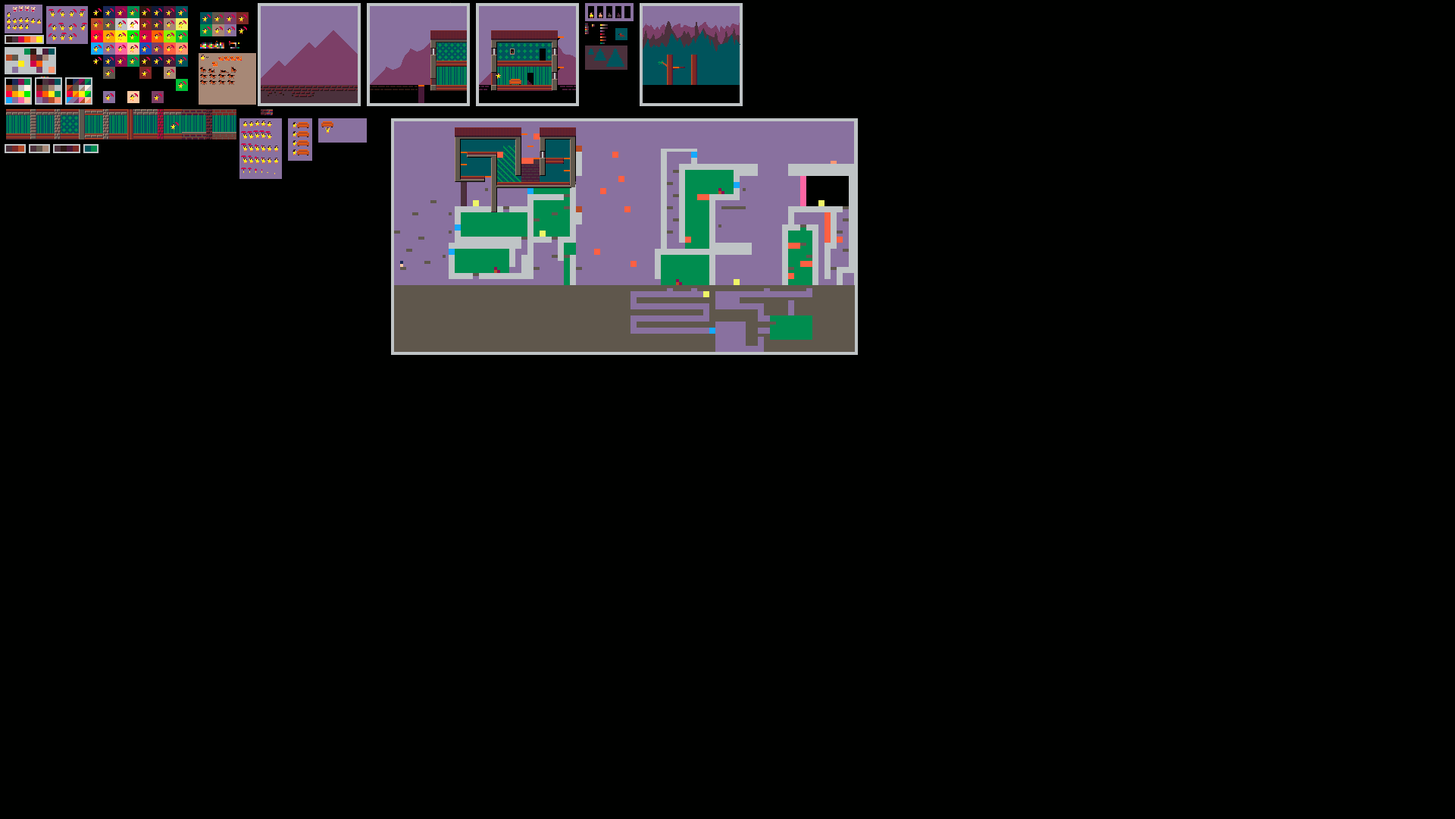
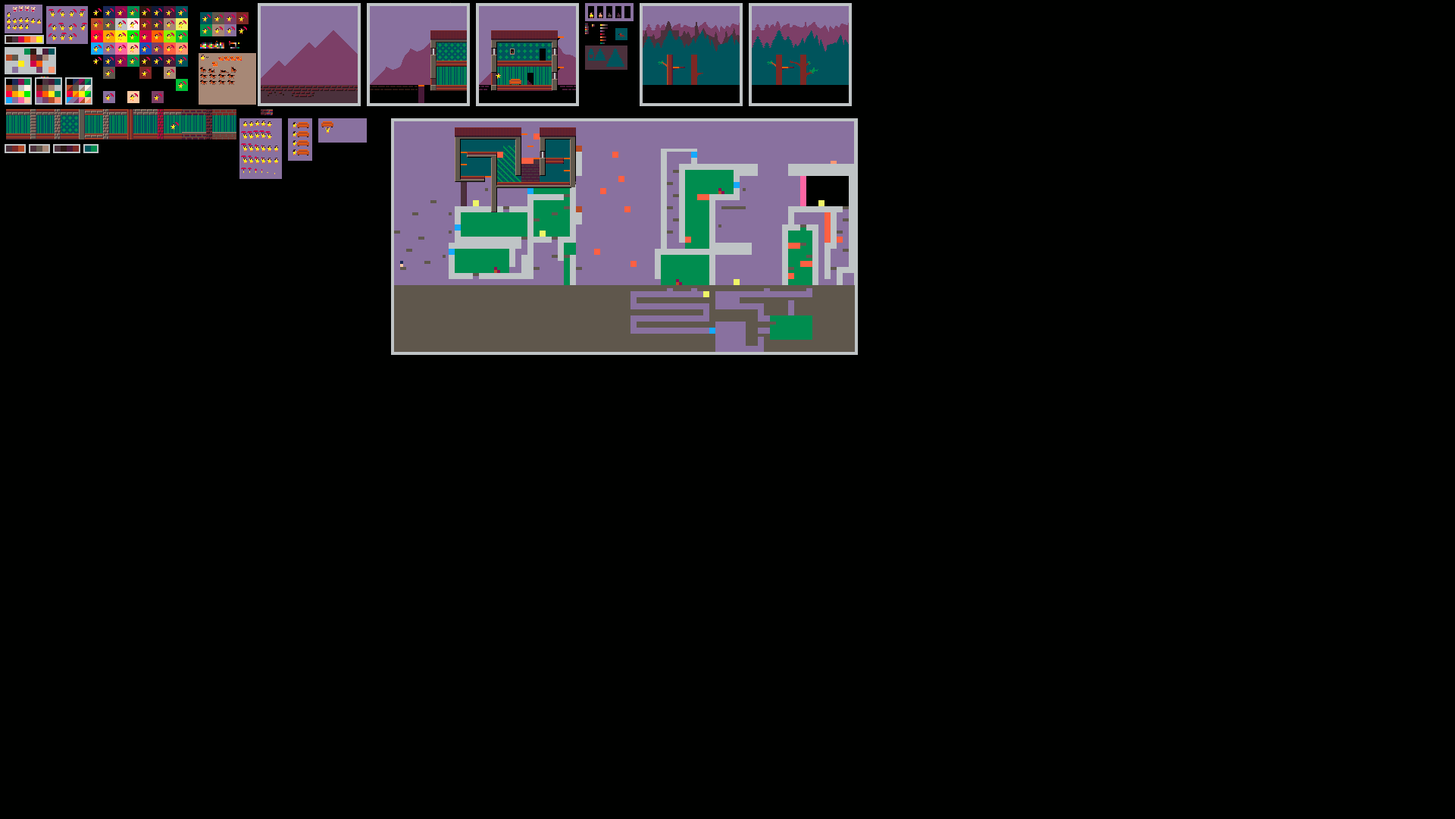
Two versions of the same layered image (1455 × 819). Layer-by-layer changes:
painted on "Background" over [588, 3, 852, 107]
